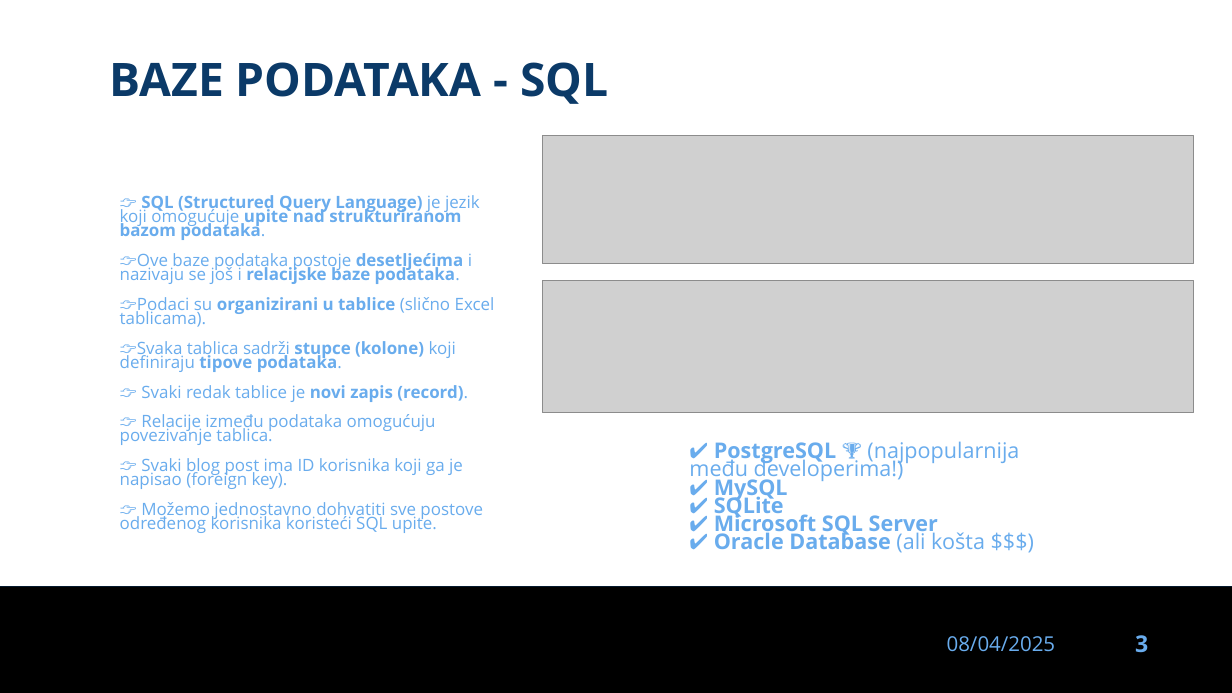
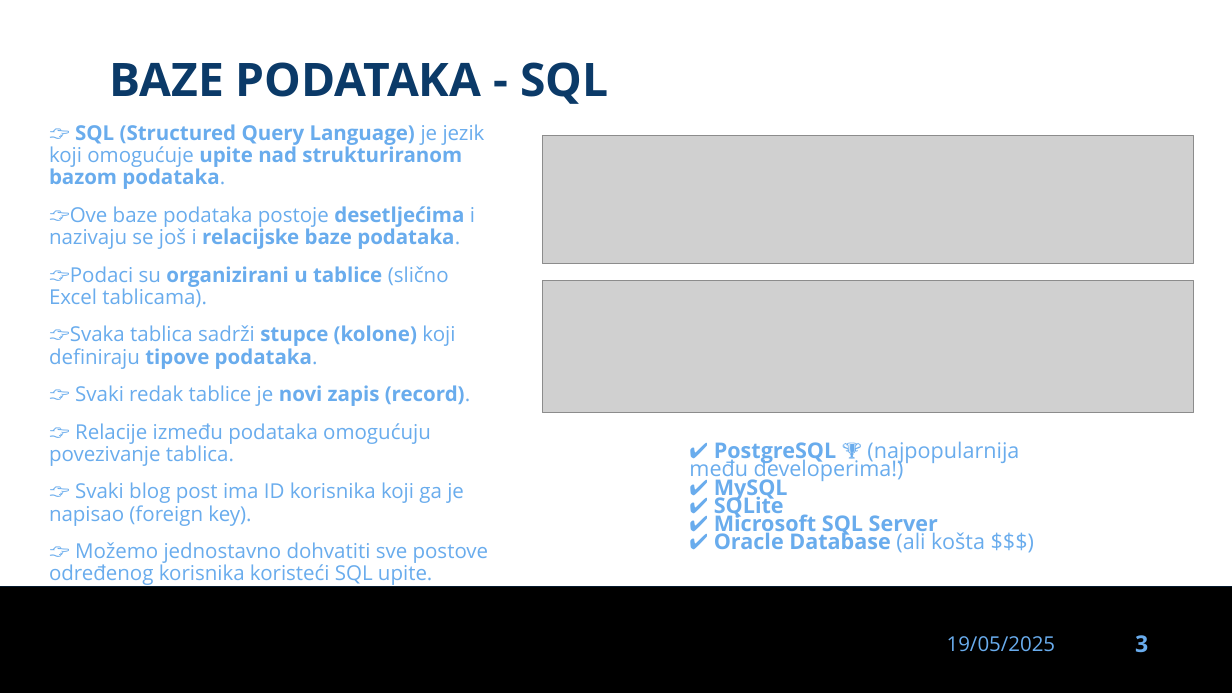
Before and after one commit to dinoDuvnjak/CTK, a slide deck: slide 3 of Bootcamp/DB-uvod/DB-uvod.pptx. Drawn at 1232x693 pixels with LibreOffice and Linux fonts; fonts in the diff are those of the drawing; grey boxes stand for pictures; background and template pictures are left out. Boxes give left, top, right and bottom in pixels: in the first picture for what was removed or moved away, otherwise in the second. Text is boxed around its words. In the diff, an @@ line names an element or a change of style, - is before the commit and + after.

```diff
--- a/Bootcamp/DB-uvod/DB-uvod.pptx
+++ b/Bootcamp/DB-uvod/DB-uvod.pptx
@@ text "👉 SQL (Structured Query Language) ...": place and size @@
-text "👉 SQL (Structured Query Language) ..." at (120, 195, 495, 533)
+text "👉 SQL (Structured Query Language) ..." at (49, 124, 489, 587)
@@ text "👉 SQL (Structured Query Language) ..." at (49, 124, 489, 587): size 13.2 to 16 pt; line spacing 0.7 to 0.9 @@
@@ text at (947, 636, 1056, 652): text changed @@
-08/04/2025
+19/05/2025
```
Also in this commit, not shown: 30 other slides changed, 37 other files.
